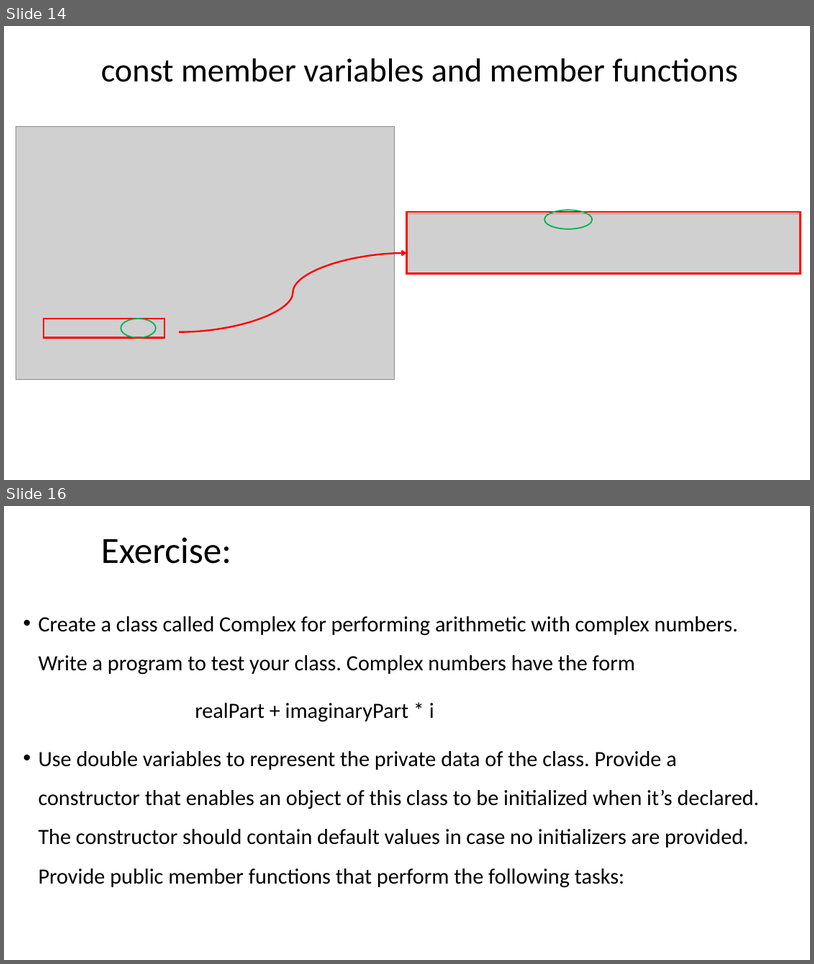
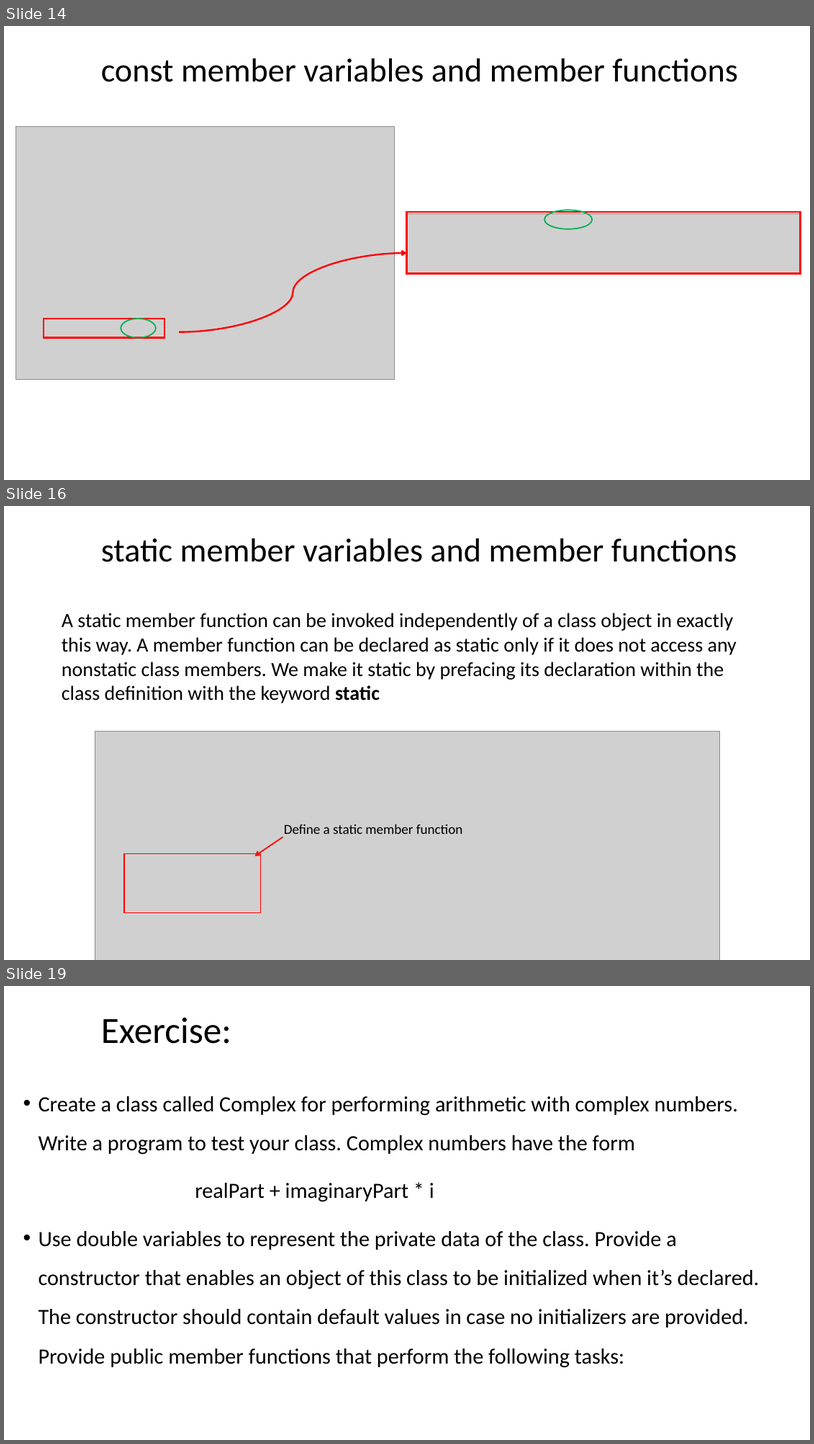
Before and after one commit to dayekuaipao/CPPLearning, a slide deck: week09/Lab09.pptx. Shown one above the other, each under a label of ours: slides 14 and 16 before the commit, slides 14, 16 and 19 after it; the slides between them are not shown. The pictures are 814x964 and 814x1444 pixels, drawn with LibreOffice and Linux fonts; fonts in the diff are those of the drawing; grey boxes stand for pictures; background and template pictures are left out. Boxes give left, top, right and bottom in pixels: in the first picture for what was removed or moved away, otherwise in the second. Text is boxed around its words. In the diff, an @@ line names an element or a change of style, - is before the commit and + after.

```diff
--- a/week09/Lab09.pptx
+++ b/week09/Lab09.pptx
@@ slide 16 added at (x1=4, y1=506, x2=810, y2=960), background #FFFFFF @@
@@ title added at (x1=101, y1=538, x2=737, y2=562), 39.6 pt, text #000000 @@
+static member variables and member functions
@@ text added at (x1=62, y1=613, x2=737, y2=703), 24 pt, text #000000 @@
+A static member function can be invoked independently of a class object in exactly this way. A member function can be declared as static only if it does not access any nonstatic class members. We make it static by prefacing its declaration within the class definition with the keyword static
@@ picture added at (x1=95, y1=731, x2=720, y2=960) @@
@@ text added at (x1=284, y1=824, x2=463, y2=834), 16.3 pt, text #000000 @@
+Define a static member function
@@ arrow added from (283, 837) to (255, 856), #FF0000 1.5 pt @@
@@ rectangle added at (x1=124, y1=853, x2=260, y2=913), outline #FF0000 1.5 pt @@
@@ what was slide 16 is now slide 19 @@
```
Also in this commit, not shown: 4 slides changed, 2 other slides added.
